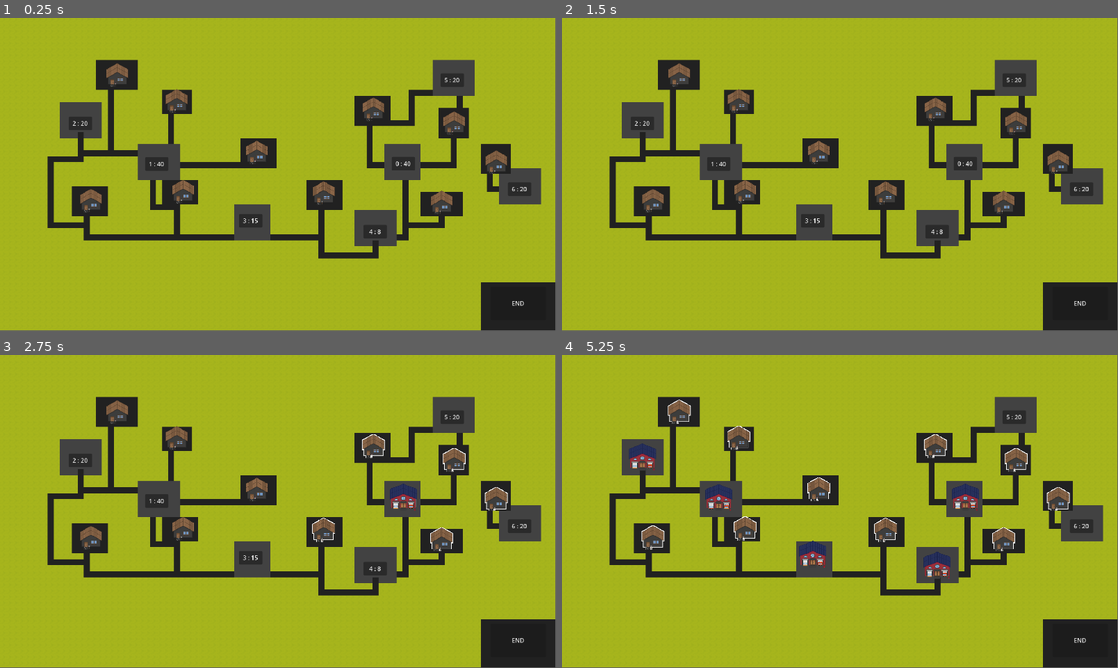
Above: before the commit, frames 1-4 (two rows, left to right).
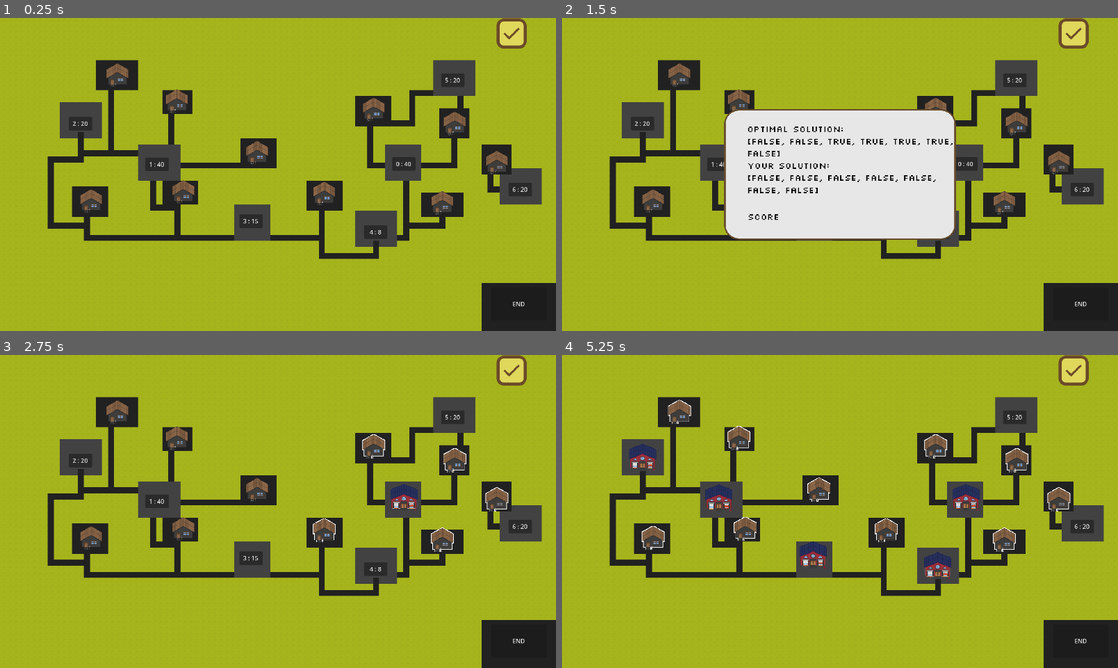
Above: after the commit, the same moments.

Repository: trang-ngn/SOS-Game
Game: Godot game, scene res://main.tscn
The game is run twice, just before and just after one commit, with the same random seed, the same clock (stepped at 60 frames per second) and the same inputs.
Inputs (mouse positions are in pixels of both pictures, inside the frame that each line leads up to):
- Up to frame 1 (0.25 s): no input
- Up to frame 2 (1.5 s): click (1073, 33) at 0.52 s; click (1073, 33) at 1.27 s
- Up to frame 3 (2.75 s): click "0 : 40" at 2 s
- Up to frame 4 (5.25 s): click "1 : 40" at 2.75 s; click "2 : 20" at 3.5 s; click "3 : 15" at 4.25 s; click "4 : 8" at 5 s
In our replay, the window is 799x449 before the commit and 800x450 after it. These sizes can differ from the game's own. Grey fills any space a smaller window leaves; there, only what the larger window draws over its background counts as a difference.

The runs differ from the first frame. In frame 1, 2.8% of the frame differs, in the area x 8-100%, y 0-100%; in frame 2, 19%; in frame 3, 3.1%; in frame 4, 3.4%.

Commit message:
feat: add done button to show result

Diff:
--- /dev/null
+++ b/sos-game/Scenes/DialogPanel/result_dialog.tscn
@@ -0,0 +1,62 @@
+[gd_scene load_steps=3 format=3 uid="uid://dle83pi206ovy"]
+
+[ext_resource type="FontFile" uid="uid://c8f1xkqvr2h7a" path="res://Assets/Fonts/Silkscreen-Regular.ttf" id="1_5tu22"]
+
+[sub_resource type="StyleBoxFlat" id="StyleBoxFlat_ugmqo"]
+bg_color = Color(0.905882, 0.905882, 0.905882, 1)
+border_width_left = 5
+border_width_top = 5
+border_width_right = 5
+border_width_bottom = 5
+border_color = Color(0.4, 0.294118, 0.180392, 1)
+corner_radius_top_left = 50
+corner_radius_top_right = 50
+corner_radius_bottom_right = 50
+corner_radius_bottom_left = 50
+
+[node name="ResultDialog" type="Control"]
+layout_mode = 3
+anchor_right = 0.67
+anchor_bottom = 0.556
+offset_right = -0.400024
+offset_bottom = 0.519958
+grow_horizontal = 2
+grow_vertical = 2
+
+[node name="Panel" type="Panel" parent="."]
+layout_mode = 1
+anchors_preset = 15
+anchor_right = 1.0
+anchor_bottom = 1.0
+grow_horizontal = 2
+grow_vertical = 2
+theme_override_styles/panel = SubResource("StyleBoxFlat_ugmqo")
+
+[node name="ScoreLabel" type="Label" parent="Panel"]
+custom_minimum_size = Vector2(20, 20)
+layout_mode = 1
+anchors_preset = 2
+anchor_top = 1.0
+anchor_bottom = 1.0
+offset_left = 81.0
+offset_top = -99.0
+offset_right = 219.0
+offset_bottom = -53.0
+grow_vertical = 0
+theme_override_colors/font_color = Color(0, 0, 0, 1)
+theme_override_fonts/font = ExtResource("1_5tu22")
+theme_override_font_sizes/font_size = 30
+text = "Score"
+autowrap_mode = 3
+
+[node name="ResultLabel" type="Label" parent="Panel"]
+layout_mode = 1
+offset_left = 79.0
+offset_top = 48.0
+offset_right = 833.0
+offset_bottom = 351.0
+theme_override_colors/font_color = Color(0, 0, 0, 1)
+theme_override_fonts/font = ExtResource("1_5tu22")
+theme_override_font_sizes/font_size = 30
+text = "Score"
+autowrap_mode = 3
--- a/sos-game/Scenes/level_example.tscn
+++ b/sos-game/Scenes/level_example.tscn
@@ -8,6 +8,8 @@
 [ext_resource type="Script" uid="uid://bc5lk4pawxgc4" path="res://Scripts/station_script.gd" id="6_odk1q"]
 [ext_resource type="Texture2D" uid="uid://btniax21u00s0" path="res://Assets/Rescue Station/rescue_default.png" id="7_pv4ap"]
 [ext_resource type="Script" uid="uid://cie3h3o0ehln3" path="res://Scripts/camera_movement.gd" id="8_e7krn"]
+[ext_resource type="Texture2D" uid="uid://ci0vb2amef8yw" path="res://Assets/Buttons and Dialogs/CheckBox-Checked.png" id="9_2a2fd"]
+[ext_resource type="PackedScene" uid="uid://dle83pi206ovy" path="res://Scenes/DialogPanel/result_dialog.tscn" id="10_xv378"]
 
 [sub_resource type="ShaderMaterial" id="ShaderMaterial_tf3fl"]
 shader = ExtResource("4_kaqqc")
@@ -549,6 +551,25 @@
 offset_right = 717.0
 offset_bottom = 388.0
 text = "END"
+
+[node name="DoneButton" type="TextureButton" parent="."]
+offset_left = 584.0
+offset_top = -414.0
+offset_right = 664.0
+offset_bottom = -334.0
+texture_normal = ExtResource("9_2a2fd")
+
+[node name="PopupPanel" type="Popup" parent="."]
+transparent_bg = true
+size = Vector2i(850, 500)
+transparent = true
+
+[node name="ResultDialog" parent="PopupPanel" instance=ExtResource("10_xv378")]
+anchors_preset = 15
+anchor_right = 1.0
+anchor_bottom = 1.0
+offset_right = 0.0
+offset_bottom = 0.0
 
 [connection signal="button_up" from="Stations/S0/Plot" to="Stations/S0" method="_on_button_button_up"]
 [connection signal="mouse_entered" from="Stations/S0/Plot" to="Stations/S0" method="_on_button_mouse_entered"]
@@ -593,3 +614,4 @@
 [connection signal="body_entered" from="Stations/S6/Radius" to="Stations/S6" method="_on_area_2d_body_entered"]
 [connection signal="body_shape_entered" from="Stations/S6/Radius" to="Stations/S6" method="_on_area_2d_body_shape_entered"]
 [connection signal="button_up" from="EndButton" to="." method="_on_button_button_up"]
+[connection signal="pressed" from="DoneButton" to="." method="_on_done_button_pressed"]
--- /dev/null
+++ b/sos-game/Scripts/done_button.gd
@@ -0,0 +1,11 @@
+extends TextureButton
+
+
+# Called when the node enters the scene tree for the first time.
+func _ready() -> void:
+	pass # Replace with function body.
+
+
+# Called every frame. 'delta' is the elapsed time since the previous frame.
+func _process(delta: float) -> void:
+	pass
--- a/sos-game/Scripts/level_script.gd
+++ b/sos-game/Scripts/level_script.gd
@@ -47,3 +47,11 @@
 		print(str(i) + " : " + str(value))
 		i += 1
 	print("====================\n")
+
+
+func _on_done_button_pressed() -> void:
+	$PopupPanel.popup_centered()
+	var label: Label = $PopupPanel/ResultDialog/Panel/ResultLabel
+	update_picked()
+	label.text = "Optimal Solution:" + "\n" + str(solution)+ "\n"
+	label.text += "Your Solution:" + "\n" + str(picked) + "\n"
--- a/sos-game/project.godot
+++ b/sos-game/project.godot
@@ -19,6 +19,7 @@
 
 window/size/viewport_width=1920
 window/size/viewport_height=1080
+window/stretch/mode="viewport"
 
 [input]
 
Renamed: sos-game/Scenes/options_dialog.tscn -> sos-game/Scenes/DialogPanel/options_dialog.tscn
Not shown: 1 places in sos-game/Scenes/level_example.tscn that only renumber resources
Not shown, added: sos-game/Scripts/done_button.gd.uid
